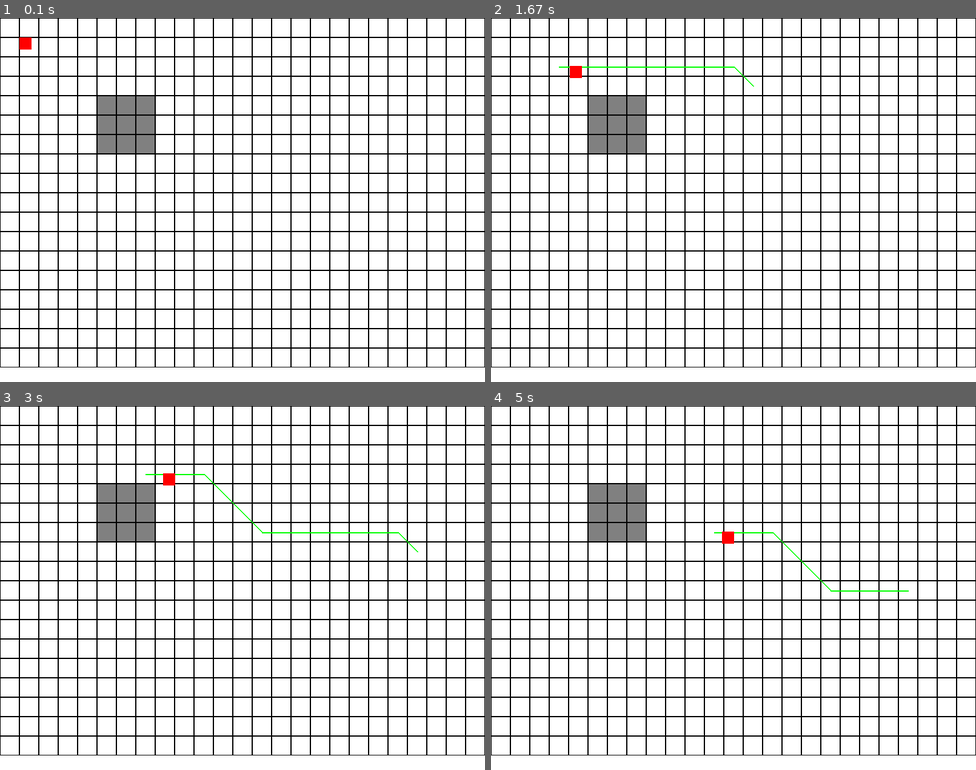
Above: before the commit, frames 1-4 (two rows, left to right).
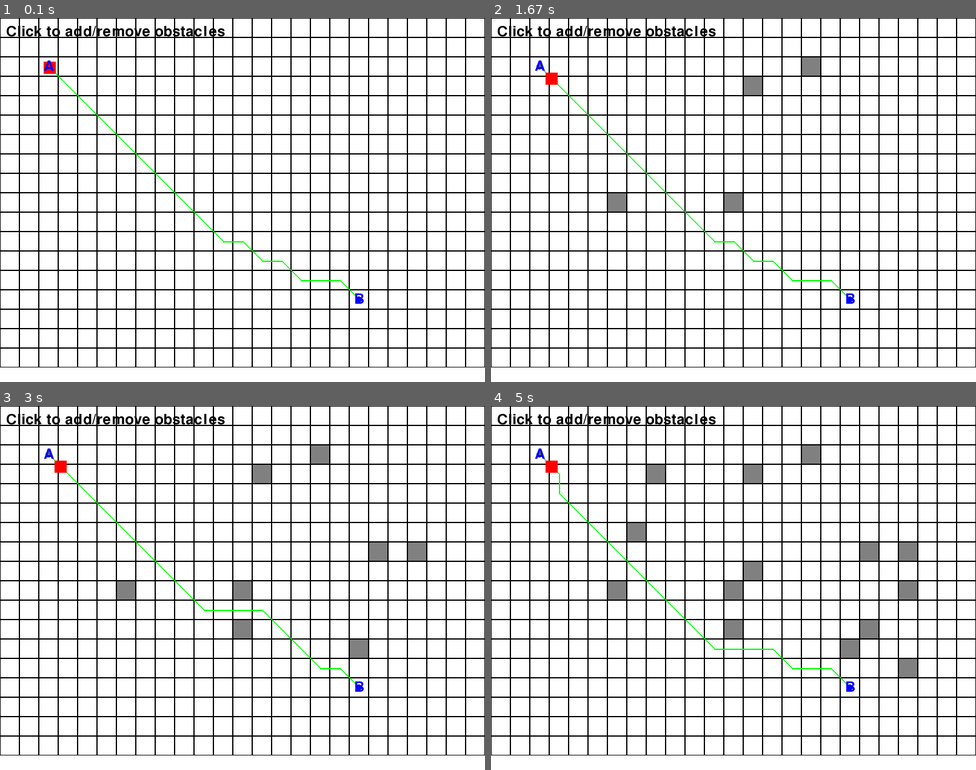
Above: after the commit, the same moments.

Repository: katietay/Hackathon-ForestRover
Game: pygame game, started from main.py
The game is run twice, just before and just after one commit, with the same random seed, the same clock (stepped at 60 frames per second) and the same inputs.
Inputs (mouse positions are in pixels of both pictures, inside the frame that each line leads up to):
- Up to frame 1 (0.1 s): no input
- Up to frame 2 (1.67 s): click (733, 200) at 0.38 s; click (617, 203) at 0.72 s; click (806, 72) at 1.05 s; click (743, 76) at 1.38 s
- Up to frame 3 (3 s): click (247, 624) at 1.72 s; click (368, 646) at 2.05 s; click (368, 555) at 2.38 s; click (417, 558) at 2.72 s
- Up to frame 4 (5 s): click (903, 660) at 3.05 s; click (752, 573) at 3.38 s; click (626, 522) at 3.72 s; click (864, 628) at 4.05 s; click (655, 471) at 4.38 s; click (903, 584) at 4.72 s

The runs differ from the first frame. In frame 1, 2.7% of the frame differs, in the area x 1-75%, y 2-79%; in frame 2, 3.6%; in frame 3, 4.4%; in frame 4, 5.1%, in the area x 1-88%, y 2-79%.

Commit message:
path finding

Diff:
--- a/main.py
+++ b/main.py
@@ -1,78 +1,97 @@
+# main.py
 import pygame
 import sys
 from robot_class import Robot
 
-# Initialize Pygame
-pygame.init()
+def main():
+    # Initialize Pygame
+    pygame.init()
 
-# Set up the display
-WINDOW_SIZE = (800, 600)
-screen = pygame.display.set_mode(WINDOW_SIZE)
-pygame.display.set_caption("Robot Pathfinding")
+    # Set up the display
+    WINDOW_SIZE = (800, 600)
+    screen = pygame.display.set_mode(WINDOW_SIZE)
+    pygame.display.set_caption("Robot Pathfinding Test Case")
 
-# Colors
-WHITE = (255, 255, 255)
-BLACK = (0, 0, 0)
-GRAY = (128, 128, 128)
+    # Colors
+    WHITE = (255, 255, 255)
+    BLACK = (0, 0, 0)
+    GRAY = (128, 128, 128)
 
-# Grid settings
-GRID_SIZE = 32
-GRID_WIDTH = WINDOW_SIZE[0] // GRID_SIZE
-GRID_HEIGHT = WINDOW_SIZE[1] // GRID_SIZE
+    # Grid settings
+    GRID_SIZE = 32
+    GRID_WIDTH = WINDOW_SIZE[0] // GRID_SIZE
+    GRID_HEIGHT = WINDOW_SIZE[1] // GRID_SIZE
 
-# Create grid (0 = free space, 1 = obstacle)
-grid = [[0 for _ in range(GRID_HEIGHT)] for _ in range(GRID_WIDTH)]
+    # Create grid (0 = free space, 1 = obstacle)
+    grid = [[0 for _ in range(GRID_HEIGHT)] for _ in range(GRID_WIDTH)]
 
-# Add some example obstacles
-for x in range(5, 8):
-    for y in range(4, 7):
-        grid[x][y] = 1
+    # Create robot at starting position (2, 2)
+    robot = Robot(2 * GRID_SIZE, 2 * GRID_SIZE)
 
-# Create robot
-robot = Robot(GRID_SIZE, GRID_SIZE)  # Start at (1, 1) in grid coordinates
+    # Define start and end points
+    waypoints = [
+        (2, 2),     # Starting point (A)
+        (18, 14),   # Ending point (B)
+    ]
 
-# Game loop
-clock = pygame.time.Clock()
-running = True
+    # Set the waypoints for the robot
+    robot.set_waypoints(waypoints, grid)
 
-while running:
-    # Event handling
-    for event in pygame.event.get():
-        if event.type == pygame.QUIT:
-            running = False
-        elif event.type == pygame.MOUSEBUTTONDOWN:
-            # Set new target for robot
-            mouse_pos = pygame.mouse.get_pos()
-            robot.move_to(mouse_pos, grid)
-        elif event.type == pygame.KEYDOWN:
-            if event.key == pygame.K_SPACE:
-                # Place/remove obstacle at mouse position
+    # Game loop
+    clock = pygame.time.Clock()
+    running = True
+    font = pygame.font.Font(None, 36)
+
+    while running:
+        # Event handling
+        for event in pygame.event.get():
+            if event.type == pygame.QUIT:
+                running = False
+            elif event.type == pygame.MOUSEBUTTONDOWN:
+                # Add/remove obstacle at clicked position
                 mouse_pos = pygame.mouse.get_pos()
                 grid_x = mouse_pos[0] // GRID_SIZE
                 grid_y = mouse_pos[1] // GRID_SIZE
-                if 0 <= grid_x < GRID_WIDTH and 0 <= grid_y < GRID_HEIGHT:
+                if (grid_x, grid_y) not in waypoints:  # Don't place obstacles on waypoints
                     grid[grid_x][grid_y] = 1 - grid[grid_x][grid_y]  # Toggle obstacle
+                    # Recalculate path from current position when obstacle is added/removed
+                    robot.handle_obstacle_change(grid)
 
-    # Update
-    robot.update()
+        # Update
+        robot.update(grid)
 
-    # Draw
-    screen.fill(WHITE)
+        # Draw
+        screen.fill(WHITE)
 
-    # Draw grid and obstacles
-    for x in range(GRID_WIDTH):
-        for y in range(GRID_HEIGHT):
-            rect = pygame.Rect(x * GRID_SIZE, y * GRID_SIZE, GRID_SIZE, GRID_SIZE)
-            if grid[x][y] == 1:  # Obstacle
-                pygame.draw.rect(screen, GRAY, rect)
-            pygame.draw.rect(screen, BLACK, rect, 1)  # Grid lines
+        # Draw grid and obstacles
+        for x in range(GRID_WIDTH):
+            for y in range(GRID_HEIGHT):
+                rect = pygame.Rect(x * GRID_SIZE, y * GRID_SIZE, GRID_SIZE, GRID_SIZE)
+                if grid[x][y] == 1:  # Obstacle
+                    pygame.draw.rect(screen, GRAY, rect)
+                pygame.draw.rect(screen, BLACK, rect, 1)  # Grid lines
 
-    # Draw robot and path
-    robot.draw(screen)
+        # Draw robot and path
+        robot.draw(screen)
 
-    # Update display
-    pygame.display.flip()
-    clock.tick(60)
+        # Draw waypoint labels
+        labels = ['A', 'B']
+        for i, point in enumerate(waypoints):
+            text = font.render(labels[i], True, (0, 0, 255))
+            text_rect = text.get_rect(center=(point[0] * GRID_SIZE + 16,
+                                            point[1] * GRID_SIZE + 16))
+            screen.blit(text, text_rect)
 
-pygame.quit()
-sys.exit()
+        # Draw instructions
+        info_text = font.render("Click to add/remove obstacles", True, BLACK)
+        screen.blit(info_text, (10, 10))
+
+        # Update display
+        pygame.display.flip()
+        clock.tick(60)
+
+    pygame.quit()
+    sys.exit()
+
+if __name__ == "__main__":
+    main()
--- a/robot_class.py
+++ b/robot_class.py
@@ -1,3 +1,4 @@
+# robot_class.py
 import pygame
 from algorithm import Algorithm
 
@@ -6,23 +7,48 @@
         self.x = x
         self.y = y
         self.speed = 2
-        self.robot = pygame.Rect(x, y, 20, 20)  # Adjust size as needed
+        self.robot = pygame.Rect(x, y, 20, 20)
         self.algorithm = Algorithm()
         self.current_path = []
         self.current_waypoint = 0
         self.has_path = False
         self.target = None
+        self.waypoints = []
+        self.current_target_index = 0
 
-    def move_to(self, target_pos, grid):
-        """Set new target and calculate path"""
-        self.target = target_pos
-        start = (int(self.x // 32), int(self.y // 32))  # Convert to grid coordinates
-        target_grid = (int(target_pos[0] // 32), int(target_pos[1] // 32))
-        self.current_path = self.algorithm.find_path(start, target_grid, grid)
-        self.current_waypoint = 0
-        self.has_path = len(self.current_path) > 0
+    def set_waypoints(self, points, grid):
+        """Set the list of grid points for the robot to visit"""
+        self.waypoints = points
+        self.current_target_index = 0
+        self.recalculate_path_from_current(grid)
 
-    def update(self):
+    def recalculate_path_from_current(self, grid):
+        """Recalculate path from current position to target"""
+        if self.current_target_index < len(self.waypoints):
+            current_pos = (int(self.x // 32), int(self.y // 32))
+            target = self.waypoints[self.current_target_index]
+
+            # If we're already at the target, move to next waypoint
+            if current_pos == target:
+                self.current_target_index += 1
+                if self.current_target_index < len(self.waypoints):
+                    target = self.waypoints[self.current_target_index]
+                else:
+                    self.has_path = False
+                    return
+
+            # Calculate new path from current position
+            new_path = self.algorithm.find_path(current_pos, target, grid)
+
+            if new_path:
+                self.current_path = new_path
+                self.current_waypoint = 0
+                self.has_path = True
+            else:
+                # If no path found, keep trying from current position
+                self.has_path = False
+
+    def update(self, grid):
         """Update robot position"""
         if self.has_path and self.current_waypoint < len(self.current_path):
             # Convert grid coordinates to pixel coordinates
@@ -36,6 +62,10 @@
 
             if distance < self.speed:
                 self.current_waypoint += 1
+                if self.current_waypoint >= len(self.current_path):
+                    # Reached current target, move to next waypoint
+                    self.current_target_index += 1
+                    self.recalculate_path_from_current(grid)
             else:
                 # Normalize movement
                 dx = (dx / distance) * self.speed
@@ -47,8 +77,12 @@
                 self.robot.x = self.x
                 self.robot.y = self.y
 
+    def handle_obstacle_change(self, grid):
+        """Handle obstacle changes by recalculating path from current position"""
+        self.recalculate_path_from_current(grid)
+
     def draw(self, screen):
-        """Draw robot and path"""
+        """Draw robot, path, and waypoints"""
         # Draw path
         if self.has_path:
             for i in range(len(self.current_path) - 1):
@@ -58,5 +92,11 @@
                          self.current_path[i+1][1] * 32 + 16)
                 pygame.draw.line(screen, (0, 255, 0), start_pos, end_pos, 2)
 
+        # Draw waypoints
+        for i, point in enumerate(self.waypoints):
+            color = (0, 0, 255) if i >= self.current_target_index else (100, 100, 100)
+            pygame.draw.circle(screen, color,
+                             (point[0] * 32 + 16, point[1] * 32 + 16), 5)
+
         # Draw robot
         pygame.draw.rect(screen, (255, 0, 0), self.robot)
